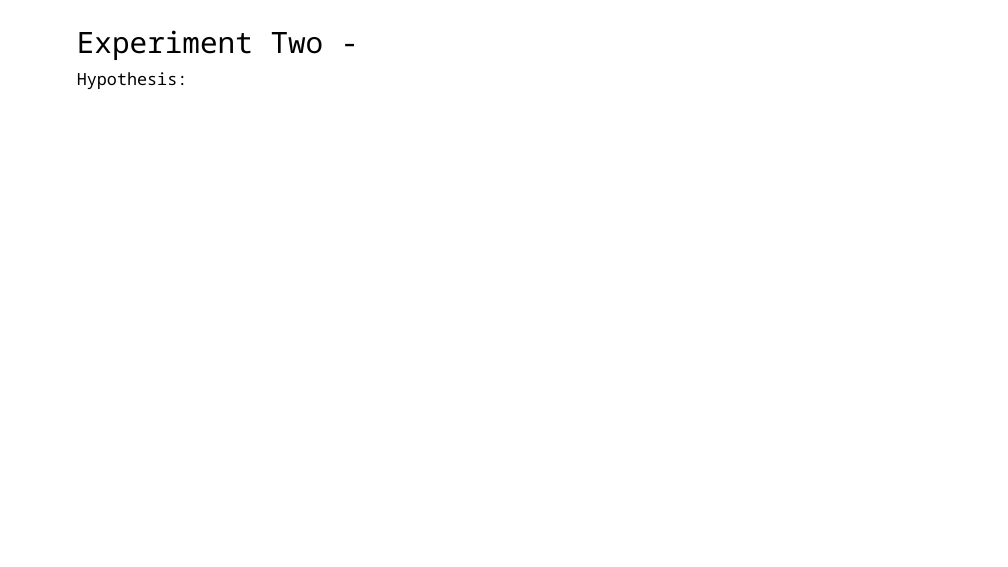
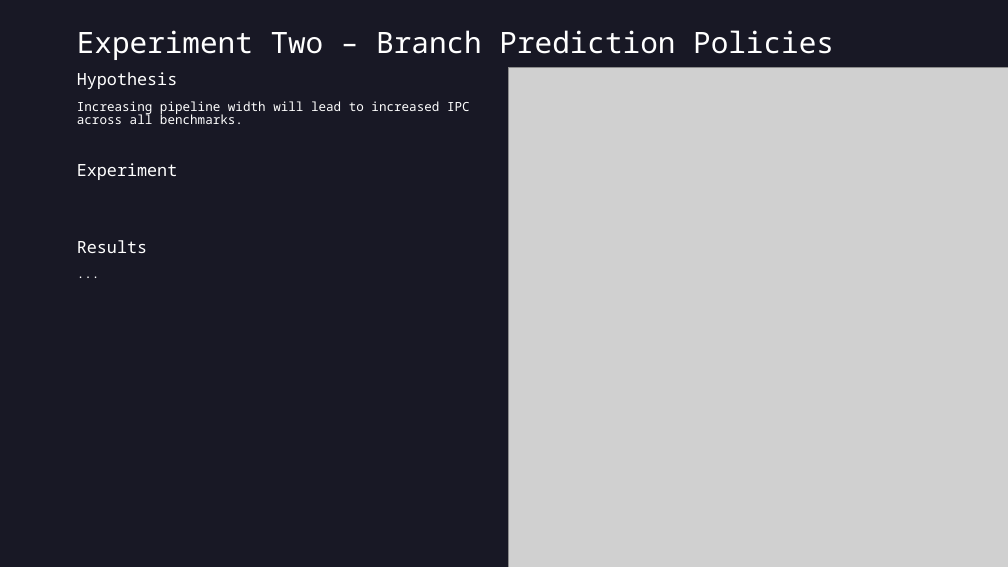
Before and after one commit to finnjcooper/COMS30046, a slide deck: slide 6 of docs/final presentation.pptx. Drawn at 1008x567 pixels with LibreOffice and Linux fonts; fonts in the diff are those of the drawing; grey boxes stand for pictures. Boxes give left, top, right and bottom in pixels: in the first picture for what was removed or moved away, otherwise in the second. Text is boxed around its words. In the diff, an @@ line names an element or a change of style, - is before the commit and + after.

Commit message:
slides update

```diff
--- a/docs/final presentation.pptx
+++ b/docs/final presentation.pptx
@@ background #FFFFFF to #181825 @@
@@ title at box(77, 30, 834, 60): text changed; text colour #000000 to #FFFFFF @@
-Experiment Two -
+Experiment Two – Branch Prediction Policies
@@ text at box(77, 72, 470, 253): text changed; size 16 to 12 pt; text colour #000000 to #FFFFFF @@
-Hypothesis:
+Hypothesis
+Increasing pipeline width will lead to increased IPC across all benchmarks.
+Experiment
+Results
+...
@@ picture added at box(509, 68, 1008, 567) @@
```
Also in this commit, not shown: 5 other slides changed, 1 slide added, 1 slide removed.
